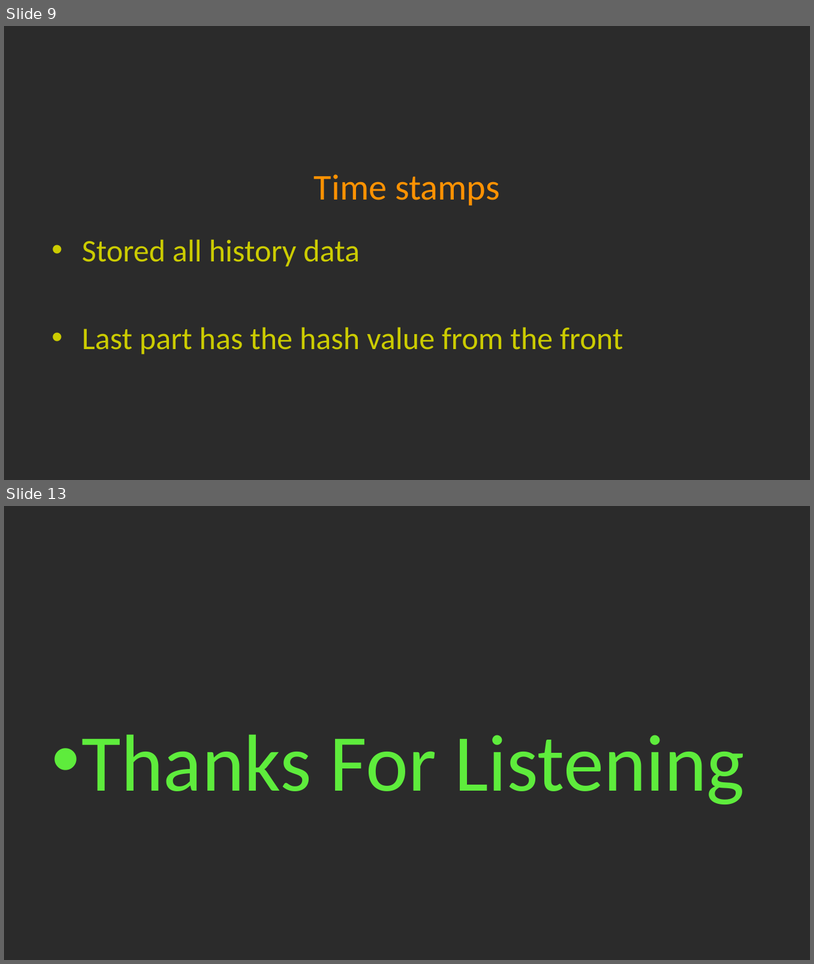
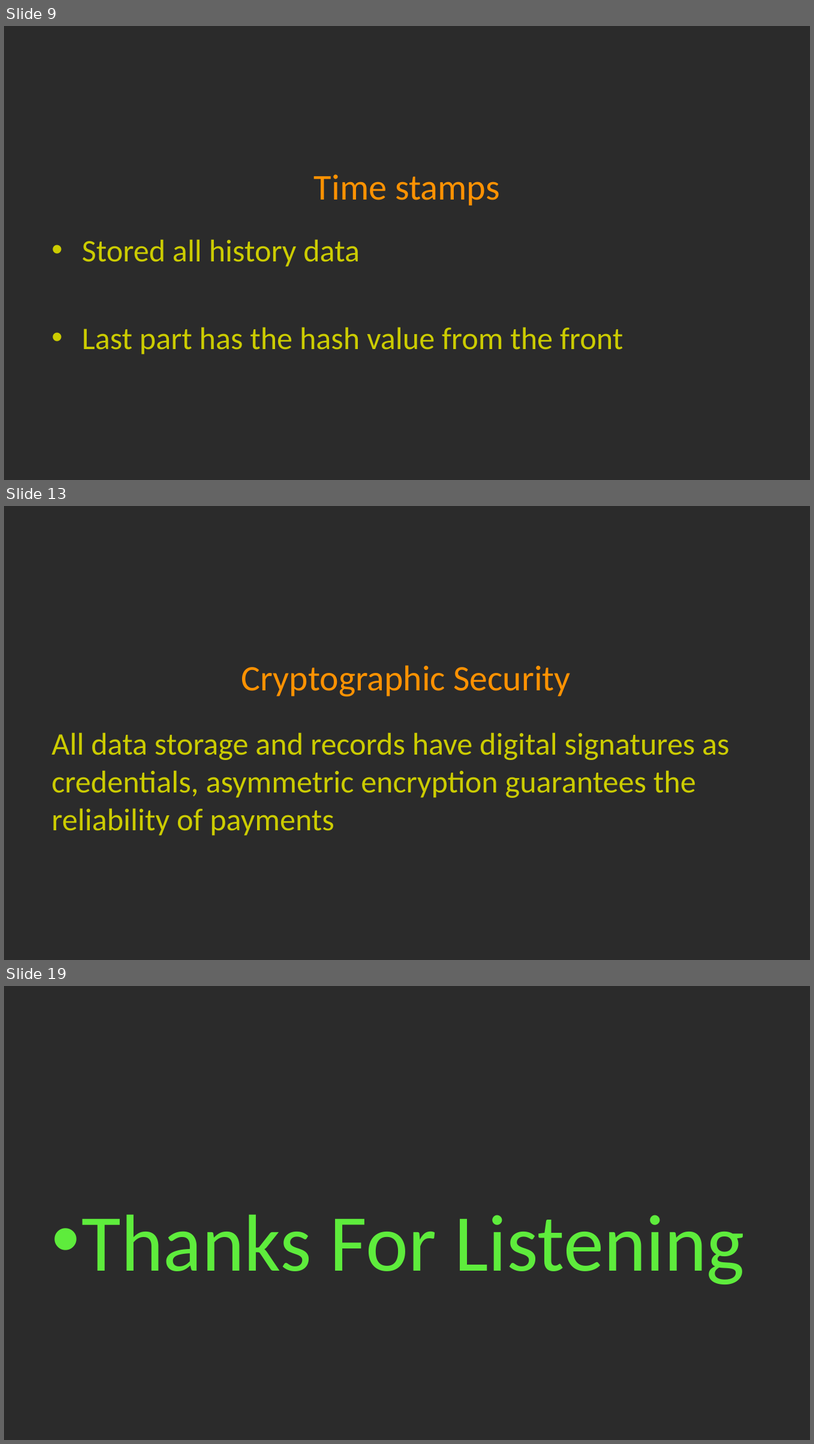
Before and after one commit to LeafLu0315/Presentation, a slide deck: blockchain.pptx. Shown one above the other, each under a label of ours: slides 9 and 13 before the commit, slides 9, 13 and 19 after it; the slides between them are not shown. The pictures are 814x964 and 814x1444 pixels, drawn with LibreOffice and Linux fonts; fonts in the diff are those of the drawing; background and template pictures are left out; a plain dark background stands for a picture behind light text. Boxes give left, top, right and bottom in pixels: in the first picture for what was removed or moved away, otherwise in the second. Text is boxed around its words. In the diff, an @@ line names an element or a change of style, - is before the commit and + after.

Commit message:
security

```diff
--- a/blockchain.pptx
+++ b/blockchain.pptx
@@ slide 13 added at bbox=[4, 506, 810, 960], background picture (left out) @@
@@ title added at bbox=[242, 665, 570, 697], 32 pt, text #FE9202 @@
+Cryptographic Security
@@ text added at bbox=[51, 732, 729, 835], 28 pt, text #CCCC00 @@
+All data storage and records have digital signatures as credentials, asymmetric encryption guarantees the reliability of payments
@@ what was slide 13 is now slide 19 @@
```
Also in this commit, not shown: 6 slides changed, 5 other slides added.
